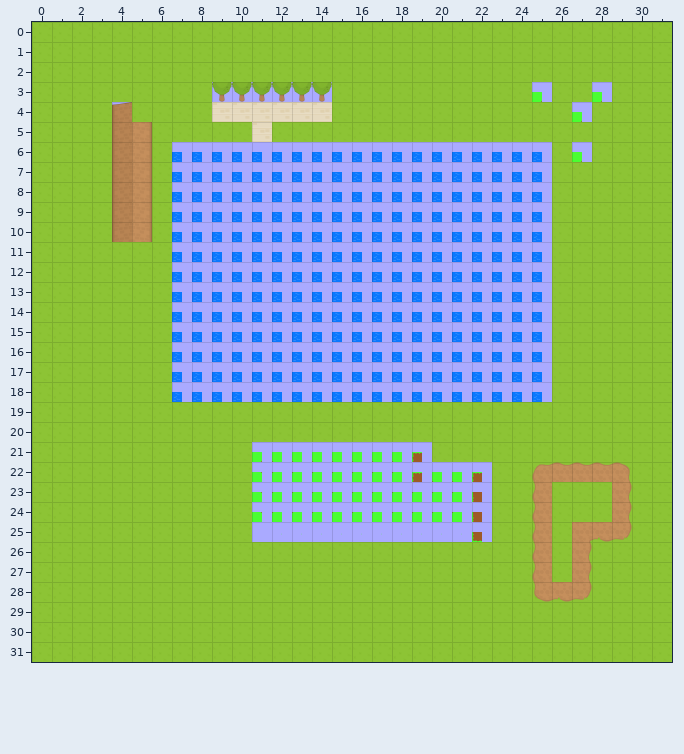
An edit to a level. Tiled map, TimothE/Resources/Tilemaps/TileMapTMXTest.tmx. Above, as it was before the edit.
Cells are 64x64 px. Shown: x 0..31, y 0..31.
After the commit:
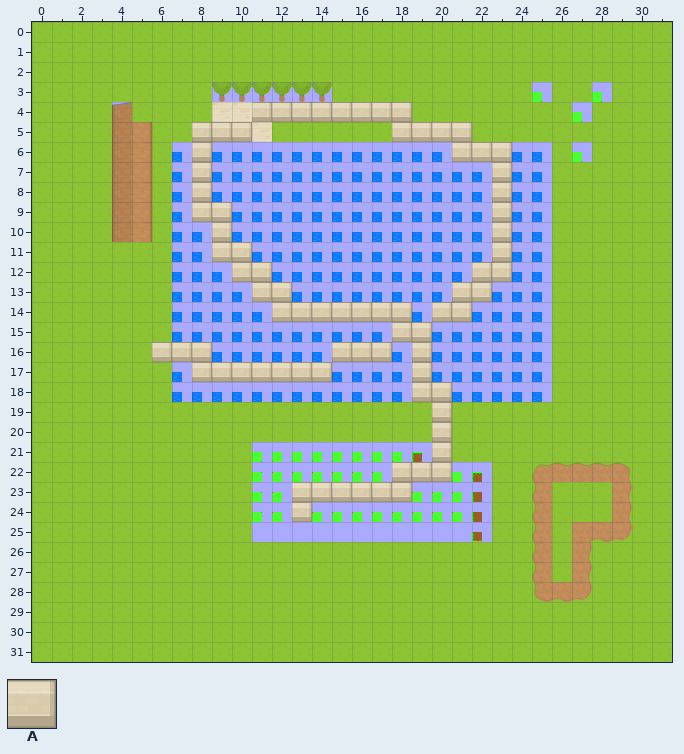
Key: from "TestSheet": A 83.
_ is an empty cell.
Tiles of an added or newly shown layer are drawn over the layers below it.
What changed:
{"where": "layer \"Foreground\" (added)"}
{"y":4,"x":11,"old":"________","new":"AAAAAAAA"}
{"y":5,"x":8,"old":"___","new":"AAA"}
{"y":5,"x":18,"old":"____","new":"AAAA"}
{"y":6,"x":8,"old":"_","new":"A"}
{"y":6,"x":21,"old":"___","new":"AAA"}
{"y":7,"x":8,"old":"_","new":"A"}
{"y":7,"x":23,"old":"_","new":"A"}
{"y":8,"x":8,"old":"_","new":"A"}
{"y":8,"x":23,"old":"_","new":"A"}
{"y":9,"x":8,"old":"__","new":"AA"}
{"y":9,"x":23,"old":"_","new":"A"}
{"y":10,"x":9,"old":"_","new":"A"}
{"y":10,"x":23,"old":"_","new":"A"}
{"y":11,"x":9,"old":"__","new":"AA"}
{"y":11,"x":23,"old":"_","new":"A"}
{"y":12,"x":10,"old":"__","new":"AA"}
{"y":12,"x":22,"old":"__","new":"AA"}
{"y":13,"x":11,"old":"__","new":"AA"}
{"y":13,"x":21,"old":"__","new":"AA"}
{"y":14,"x":12,"old":"_______","new":"AAAAAAA"}
{"y":14,"x":20,"old":"__","new":"AA"}
{"y":15,"x":18,"old":"__","new":"AA"}
{"y":16,"x":6,"old":"___","new":"AAA"}
{"y":16,"x":15,"old":"___","new":"AAA"}
{"y":16,"x":19,"old":"_","new":"A"}
{"y":17,"x":8,"old":"_______","new":"AAAAAAA"}
{"y":17,"x":19,"old":"_","new":"A"}
{"y":18,"x":19,"old":"__","new":"AA"}
{"y":19,"x":20,"old":"_","new":"A"}
{"y":20,"x":20,"old":"_","new":"A"}
{"y":21,"x":20,"old":"_","new":"A"}
{"y":22,"x":18,"old":"___","new":"AAA"}
{"y":23,"x":13,"old":"______","new":"AAAAAA"}
{"y":24,"x":13,"old":"_","new":"A"}
